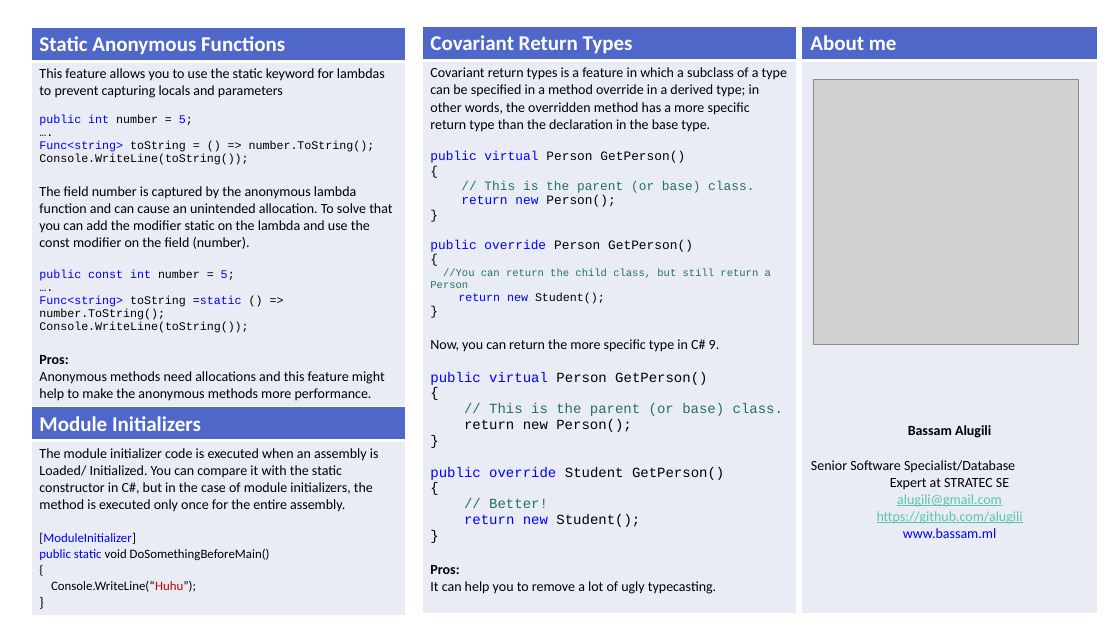
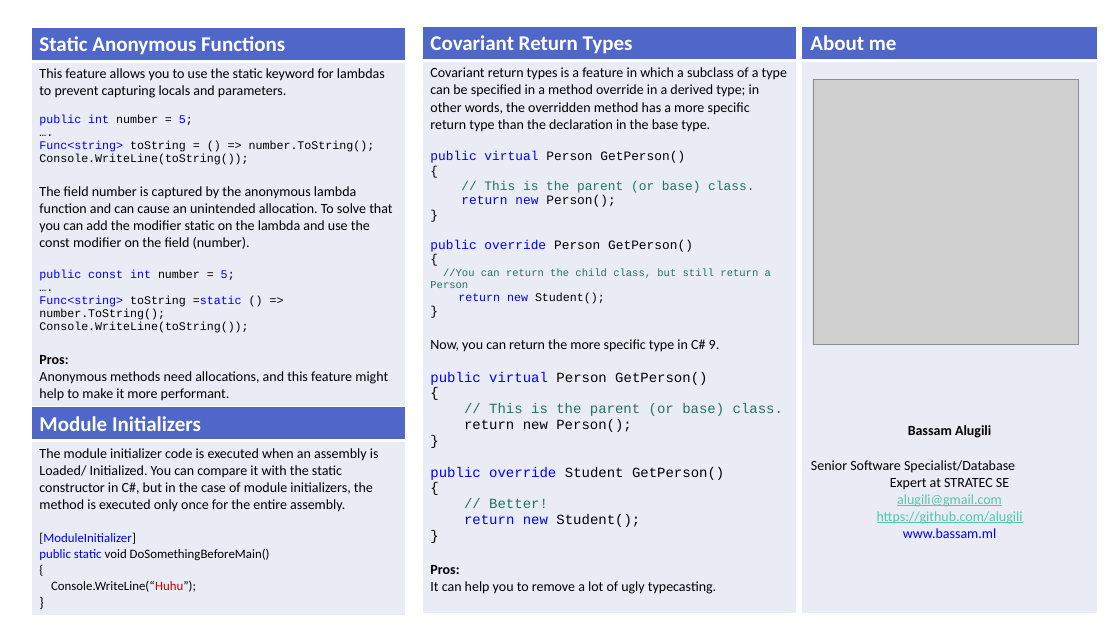
Before and after one commit to alugili/CSharp-9-CheatSheet, a slide deck: slide 5 of CSharp_9_CheatSheet.pptx. Drawn at 1120x630 pixels with LibreOffice and Linux fonts; fonts in the diff are those of the drawing; grey boxes stand for pictures. Boxes give left, top, right and bottom in pixels: in the first picture for what was removed or moved away, otherwise in the second. Text is boxed around its words. In the diff, an @@ line names an element or a change of style, - is before the commit and + after.

```diff
--- a/CSharp_9_CheatSheet.pptx
+++ b/CSharp_9_CheatSheet.pptx
@@ table at <box>31,27,406,405</box> @@
-row 2, column 1: This feature allows you to use the static keyword for lambdas to prevent capturing locals and parameters / public int number = 5; / …. / Func<string> toString = () => number.ToString(); / Console.WriteLine(toString()); / The field number is captured by the anonymous lambda function and can cause an unintended allocation. To solve that you can add the modifier static on the lambda and use the const modifier on the field (number). / public const int number = 5; / …. / Func<string> toString =static () => number.ToString(); / Console.WriteLine(toString()); / Pros: / Anonymous methods need allocations and this feature might help to make the anonymous methods more performance.
+row 2, column 1: This feature allows you to use the static keyword for lambdas to prevent capturing locals and parameters. / public int number = 5; / …. / Func<string> toString = () => number.ToString(); / Console.WriteLine(toString()); / The field number is captured by the anonymous lambda function and can cause an unintended allocation. To solve that you can add the modifier static on the lambda and use the const modifier on the field (number). / public const int number = 5; / …. / Func<string> toString =static () => number.ToString(); / Console.WriteLine(toString()); / Pros: / Anonymous methods need allocations, and this feature might help to make it more performant.
```
Also in this commit, not shown: 4 other slides changed, 1 other file.
